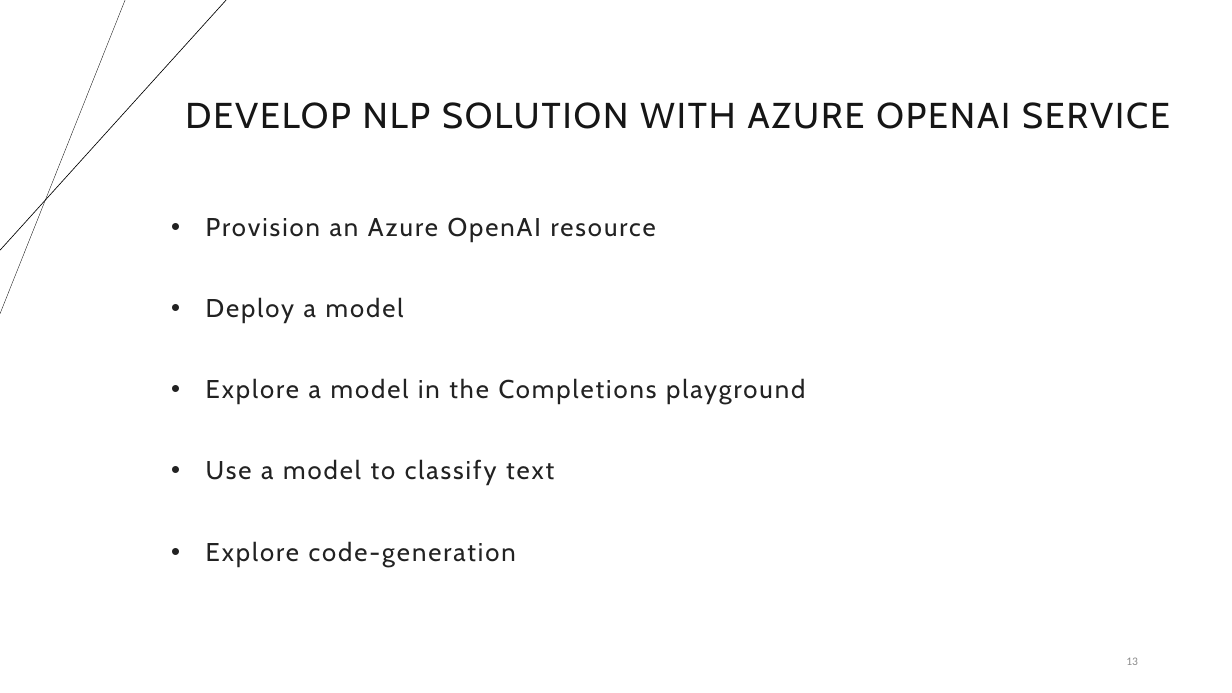
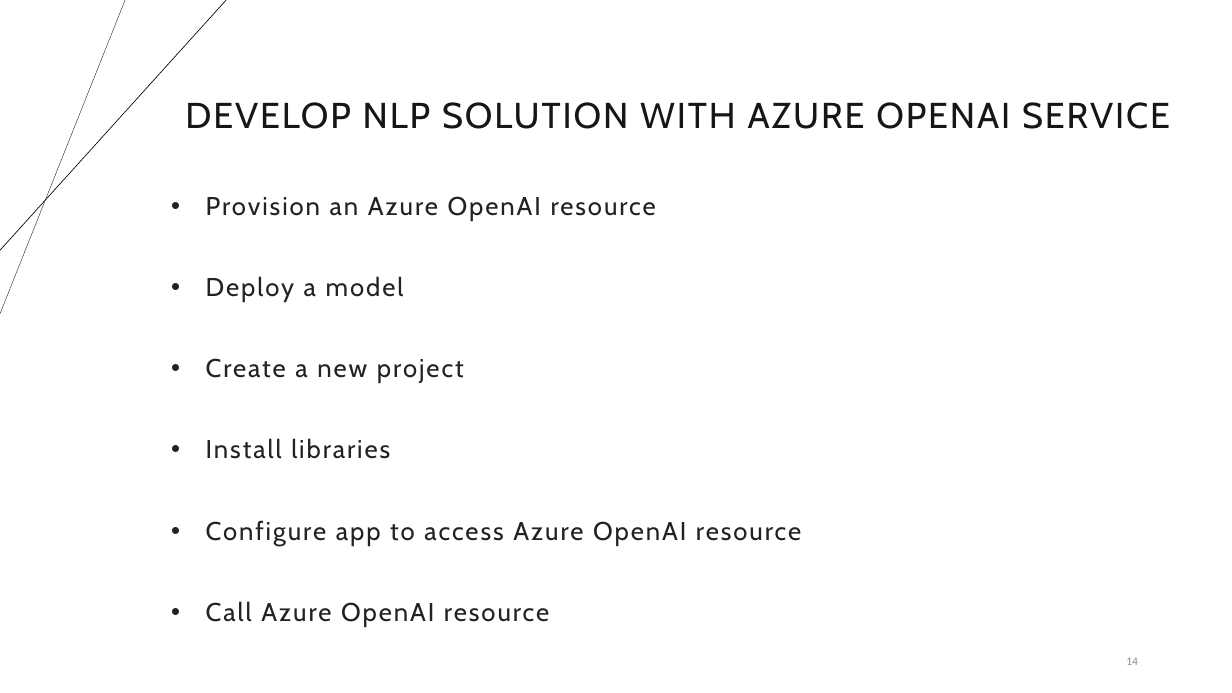
Before and after one commit to sujoy-saha/Develop-AI-solutions-with-Azure-AI, a slide deck: slide 14 of 6. Develop AI solutions with Azure OpenAI/Develop AI solutions with Azure OpenAI.pptx (slide 13 before the commit). Drawn at 1232x693 pixels with LibreOffice and Linux fonts; fonts in the diff are those of the drawing. Boxes give left, top, right and bottom in pixels: in the first picture for what was removed or moved away, otherwise in the second. Text is boxed around its words. In the diff, an @@ line names an element or a change of style, - is before the commit and + after.

```diff
--- a/6. Develop AI solutions with Azure OpenAI/Develop AI solutions with Azure OpenAI.pptx
+++ b/6. Develop AI solutions with Azure OpenAI/Develop AI solutions with Azure OpenAI.pptx
@@ text at (206, 358, 801, 626): text changed @@
-• Explore a model in the Completions playground
-• Use a model to classify text
-• Explore code-generation
+• Create a new project
+• Install libraries
+• Configure app to access Azure OpenAI resource
+• Call Azure OpenAI resource
@@ page number at (1126, 657, 1138, 665): text changed @@
-13
+14
```
Also in this commit, not shown: 7 other slides changed, 4 slides added, 4 slides removed, 2 other files.
